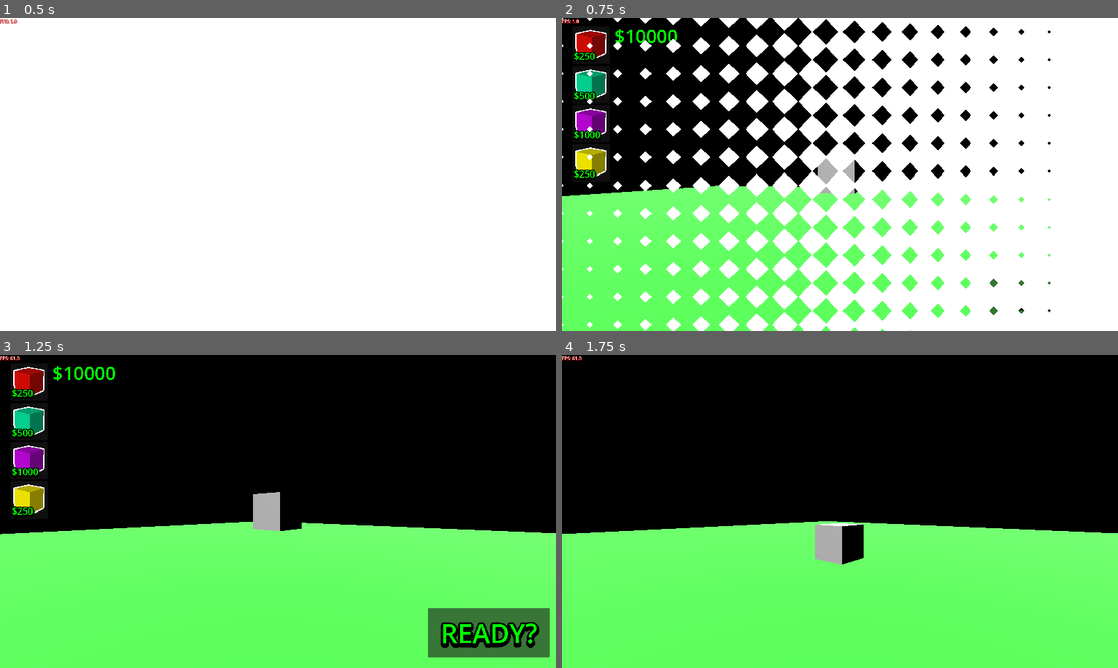
Above: before the commit, frames 1-4 (two rows, left to right).
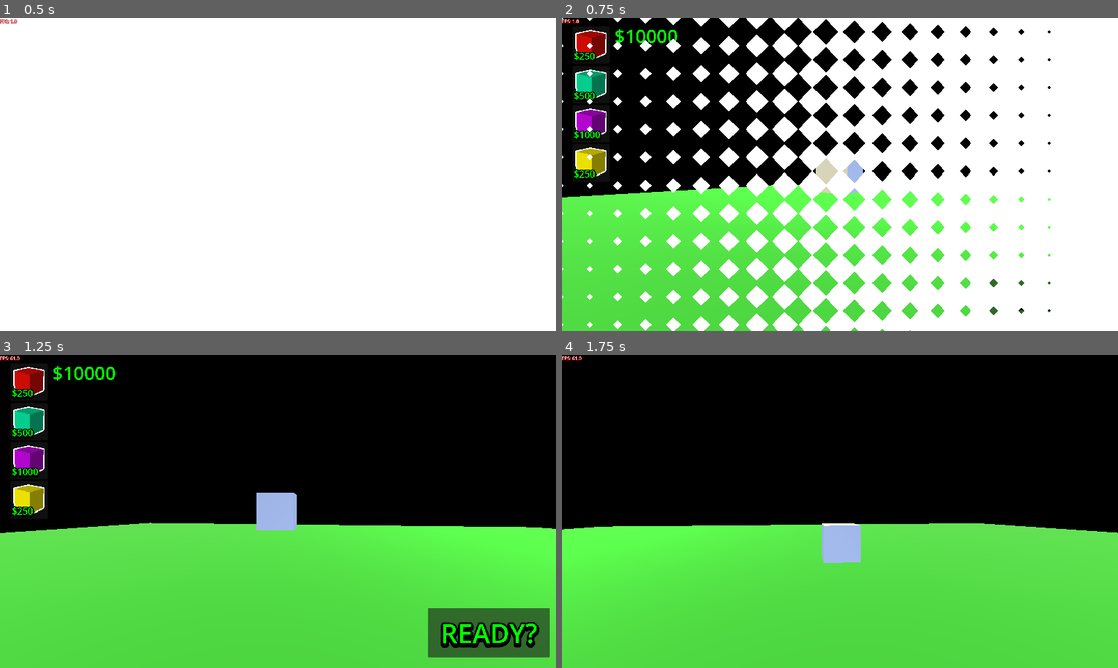
Above: after the commit, the same moments.

Repository: SuperGoon97/CAPJam2025
Game: Godot game, scene res://Scenes/Core/GameCore/game_core.tscn
Two runs of this game, one before a commit and one after it. Both use one fixed random seed, a clock stepped at 60 frames per second and the inputs below. The engine's default icon, where the game draws it, is replaced by a stand-in: a white triangle on a blue panel in a dark square.
Inputs (mouse positions are in pixels of both pictures, inside the frame that each line leads up to):
- Up to frame 1 (0.5 s): no input
- Up to frame 2 (0.75 s): move the mouse to (962, 158) at 0.52 s; hold Right (Right) from 0.53 s (still down); click (962, 158) at 0.67 s
- Up to frame 3 (1.25 s): keep holding Right (Right)
- Up to frame 4 (1.75 s): release Right (Right) at 1.25 s; click "READY?" at 1.25 s

Frame 1 is identical in both runs. In frame 2, 20% of the frame differs, in the area x 0-88%, y 44-100%; in frame 3, 43%; in frame 4, 46%, in the area x 0-100%, y 53-100%.

Commit message:
camera changes

Diff:
--- a/template/Scenes/GameScenes/LevelScene/game_scene_3d.tscn
+++ b/template/Scenes/GameScenes/LevelScene/game_scene_3d.tscn
@@ -7,6 +7,7 @@
 [ext_resource type="Material" uid="uid://d03e7tlal2wwt" path="res://Assets/Materials/floor_material.tres" id="3_ln5ex"]
 [ext_resource type="Script" uid="uid://dwtfw48mq3nwf" path="res://Scripts/Game/Camera/camera_controller.gd" id="4_ot84h"]
 [ext_resource type="PackedScene" uid="uid://dq71jhoy1v8ij" path="res://Scenes/GameScenes/RocketScenes/rocket_body_test.tscn" id="6_t0qif"]
+[ext_resource type="Script" uid="uid://b3vpayynyeadx" path="res://Scripts/Game/Camera/main_camera.gd" id="6_xxass"]
 
 [sub_resource type="PlaneMesh" id="PlaneMesh_uumfr"]
 size = Vector2(100, 100)
@@ -38,16 +39,30 @@
 environment = ExtResource("3_ah5qe")
 
 [node name="DirectionalLight3D" type="DirectionalLight3D" parent="World Origin/Enviroment"]
-transform = Transform3D(0.68292964, 0.69741493, -0.21730065, 0, 0.29747483, 0.9547297, 0.7304842, -0.6520132, 0.20315439, -2.8322606, 7.8815365, 4.0341644)
+transform = Transform3D(0.70710677, 0.49999997, -0.5, 0, 0.70710677, 0.7071068, 0.70710677, -0.49999997, 0.5, -12.54874, 7.8815365, 13.663212)
+light_color = Color(0.89969856, 0.885531, 0.7715514, 1)
+light_energy = 4.0
+light_indirect_energy = 3.0
+light_angular_distance = 30.0
+
+[node name="DirectionalLight3D2" type="DirectionalLight3D" parent="World Origin/Enviroment"]
+transform = Transform3D(-0.70710677, 0.49999997, 0.49999997, 0, 0.70710677, -0.70710677, -0.70710677, -0.49999997, -0.49999997, -0.14642048, 14.077632, -10.70248)
+light_color = Color(0.6901961, 0.78431374, 1, 1)
 light_energy = 4.0
 light_indirect_energy = 3.0
 light_angular_distance = 30.0
 
 [node name="CameraPivotPoint" type="Node3D" parent="World Origin"]
+transform = Transform3D(1, 0, 0, 0, 1, 0, 0, 0, 1, 0, 3.5, 0)
 script = ExtResource("4_ot84h")
 
 [node name="Main Camera" type="Camera3D" parent="World Origin/CameraPivotPoint" groups=["MainCamera"]]
-transform = Transform3D(1, 0, 0, 0, 1, 0, 0, 0, 1, 0, 3.5, 6)
+transform = Transform3D(1, 0, 0, 0, 1, 0, 0, 0, 1, 0, 0, 6)
+script = ExtResource("6_xxass")
+
+[node name="CameraRotateCoolOff" type="Timer" parent="World Origin/CameraPivotPoint"]
+wait_time = 0.5
+one_shot = true
 
 [node name="UpperSceneCanvas" type="CanvasLayer" parent="."]
 script = ExtResource("3_4ppc3")
@@ -58,7 +73,7 @@
 _layer = 4
 
 [node name="RocketBase" parent="." groups=["ShipRoot"] instance=ExtResource("6_t0qif")]
-transform = Transform3D(1, 0, 0, 0, 1, 0, 0, 0, 1, -0.014885187, 3.4971278, -0.00085929036)
+transform = Transform3D(1, 0, 0, 0, 1, 0, 0, 0, 1, 0, 3.5, 0)
 mass = 1.0
 center_of_mass_mode = 0
 inertia = Vector3(0, 0, 0)
--- a/template/Scenes/GameScenes/RocketScenes/rocket_base.tscn
+++ b/template/Scenes/GameScenes/RocketScenes/rocket_base.tscn
@@ -9,7 +9,7 @@
 [sub_resource type="BoxShape3D" id="BoxShape3D_dudsn"]
 size = Vector3(1.1, 1.1, 1.1)
 
-[node name="RocketBase" type="RigidBody3D"]
+[node name="RocketBase" type="RigidBody3D" groups=["RocketPart"]]
 mass = 0.5
 center_of_mass_mode = 1
 inertia = Vector3(1, 1, 1)
@@ -24,6 +24,7 @@
 mesh = SubResource("BoxMesh_dudsn")
 
 [node name="RocketSocketCheckArea" type="Area3D" parent="."]
+input_ray_pickable = false
 
 [node name="SocketCheckShape" type="CollisionShape3D" parent="RocketSocketCheckArea"]
 shape = SubResource("BoxShape3D_dudsn")
--- a/template/Scenes/GameScenes/RocketScenes/rocket_socket_point.tscn
+++ b/template/Scenes/GameScenes/RocketScenes/rocket_socket_point.tscn
@@ -11,7 +11,7 @@
 rings = 8
 
 [sub_resource type="SphereShape3D" id="SphereShape3D_3kder"]
-radius = 0.18530135
+radius = 0.20768003
 
 [node name="RocketSocketPoint" type="Node3D"]
 script = ExtResource("1_uhce1")
--- a/template/Scripts/Game/Camera/camera_controller.gd
+++ b/template/Scripts/Game/Camera/camera_controller.gd
@@ -1,12 +1,51 @@
 class_name CameraController extends Node3D
 
-@export var rotation_speed:float = 1.0
+@export var rotation_speed:float = 2.5
+@export var rotation_angle:float = 90.0
+@export var camera_distance_to_midpoint_tolerance = 0.1
+
+@onready var camera_rotate_cool_off: Timer = $CameraRotateCoolOff
+
+var desired_position:Vector3
+var desired_rot:float = 0.0
+var last_x:float = 0.0
+var child_cam:RocketCamera
+
+func _ready() -> void:
+	if GVar.signal_bus == null:
+		await GVar.scene_manager.game_ready
+	GVar.signal_bus.rocket_part_added.connect(_rocket_part_added)
+	child_cam = get_tree().get_first_node_in_group("MainCamera")
+	var node = get_tree().get_first_node_in_group("ShipRoot")
+	if node is RocketBase:
+		desired_position = node.global_position
 
 func _physics_process(delta: float) -> void:
 	var x_direction:float = Input.get_axis("Left","Right")
 	var y_direction:float = Input.get_axis("Down","Up")
+	if x_direction != 0:
+		if camera_rotate_cool_off.time_left == 0.0:
+			if desired_rot + rotation_angle * x_direction > 180:
+				desired_rot = -180
+			elif desired_rot + rotation_angle * x_direction < -180:
+				desired_rot = 180
+			desired_rot += rotation_angle * x_direction
+			last_x = x_direction
+			camera_rotate_cool_off.start()
 
-	if x_direction != 0:
-		rotate(Vector3(0.0,1.0,0.0),rotation_speed * delta * x_direction)
+	if abs(rad_to_deg(rotation.y) - desired_rot) > 2.5:
+		print(desired_rot)
+		print(rad_to_deg(rotation.y))
+		rotate(Vector3(0.0,1.0,0.0),rotation_speed * delta * last_x)
+	else:
+		rotation.y = deg_to_rad(desired_rot)
+
 	if y_direction != 0:
-		position.y = clampf(position.y + (y_direction * delta),0.0,INF)
+		child_cam.position.y = clampf(child_cam.position.y + (y_direction * delta),0.0,INF)
+
+	var _distance_to_midpoint = global_position.distance_to(desired_position)
+	if  _distance_to_midpoint > camera_distance_to_midpoint_tolerance:
+		global_position = global_position.move_toward(desired_position,delta * _distance_to_midpoint)
+
+func _rocket_part_added():
+	desired_position = child_cam.get_center_point()
--- /dev/null
+++ b/template/Scripts/Game/Camera/main_camera.gd
@@ -0,0 +1,88 @@
+class_name RocketCamera extends Camera3D
+
+@export var z_pos_change_mod:float = 0.75
+
+var max_pos_y:float = 0.0
+var max_mpos_y:float = 0.0
+var y_dif:float = 0.0
+var max_pos_x:float = 0.0
+var max_mpos_x:float = 0.0
+var x_dif:float = 0.0
+var max_pos_z:float = 0.0
+var max_mpos_z:float = 0.0
+var z_dif:float = 0.0
+
+var root_rocket:RocketBase = null
+
+@onready var default_position:Vector3 = position
+@onready var _desired_z:float = default_position.z
+
+func _ready() -> void:
+	if GVar.signal_bus == null:
+		await GVar.scene_manager.game_ready
+		GVar.signal_bus.rocket_part_added.connect(recalculate_size)
+	setup()
+
+func _physics_process(delta: float) -> void:
+	if position.z < _desired_z:
+		var dif:float = _desired_z - position.z
+		position.z += pow(dif,2.0) * delta
+
+func setup():
+	if root_rocket == null:
+		while root_rocket == null:
+			root_rocket = get_tree().get_first_node_in_group("ShipRoot")
+			await get_tree().process_frame
+	max_pos_y = root_rocket.global_position.y
+	max_mpos_y = root_rocket.global_position.y
+	max_pos_x = root_rocket.global_position.x
+	max_mpos_x = root_rocket.global_position.x
+	max_pos_z = root_rocket.global_position.z
+	max_mpos_z = root_rocket.global_position.z
+
+func recalculate_size():
+	var array_rocket_parts:Array[Node3D] = get_rocket_part_array()
+	for rocket in array_rocket_parts:
+		if rocket.global_position.y > max_pos_y:
+			max_pos_y = rocket.global_position.y
+		elif rocket.global_position.y < max_mpos_y:
+			max_mpos_y = rocket.global_position.y
+		if rocket.global_position.x > max_pos_x:
+			max_pos_x = rocket.global_position.x
+		elif rocket.global_position.x < max_mpos_x:
+			max_mpos_x = rocket.global_position.x
+		if rocket.global_position.z > max_mpos_z:
+			max_pos_z = rocket.global_position.z
+		elif rocket.global_position.z < max_mpos_z:
+			max_mpos_z = rocket.global_position.z
+
+	#print(max_pos_y)
+	#print(max_mpos_y)
+	y_dif = absf(max_pos_y - max_mpos_y)
+	x_dif = absf(max_pos_x - max_mpos_x)
+	z_dif = absf(max_pos_z - max_mpos_z)
+
+	#print("y_dif = " + str(y_dif))
+	#print("x_dif = " + str(x_dif))
+	#print("z_dif = " + str(z_dif))
+	if y_dif > x_dif and y_dif > z_dif:
+		_desired_z = default_position.z + (y_dif * z_pos_change_mod)
+	elif x_dif > y_dif and x_dif > z_dif:
+		_desired_z = default_position.z + (x_dif * z_pos_change_mod)
+	else:
+		_desired_z = default_position.z + (z_dif * z_pos_change_mod)
+
+func get_rocket_part_array() -> Array[Node3D]:
+	var array_nodes:Array[Node] = get_tree().get_nodes_in_group("RocketPart")
+	var array_rocket_parts:Array[Node3D]
+	array_rocket_parts.assign(array_nodes)
+	return array_rocket_parts
+
+func get_center_point() -> Vector3:
+	var ret_vector:Vector3
+	var array_rocket_parts:Array[Node3D] = get_rocket_part_array()
+	var cum_gpos:Vector3 = Vector3 (0.0,0.0,0.0)
+	for _node_3d in array_rocket_parts:
+		cum_gpos += _node_3d.global_position
+	ret_vector = cum_gpos / array_rocket_parts.size()
+	return ret_vector
--- a/template/project.godot
+++ b/template/project.godot
@@ -41,6 +41,7 @@
 "UI Manager"=""
 MainCamera=""
 ShipRoot=""
+RocketPart=""
 
 [input]
 
Not shown: 1 places in template/Scenes/GameScenes/LevelScene/game_scene_3d.tscn that only renumber resources
Not shown, added: template/Scripts/Game/Camera/main_camera.gd.uid
